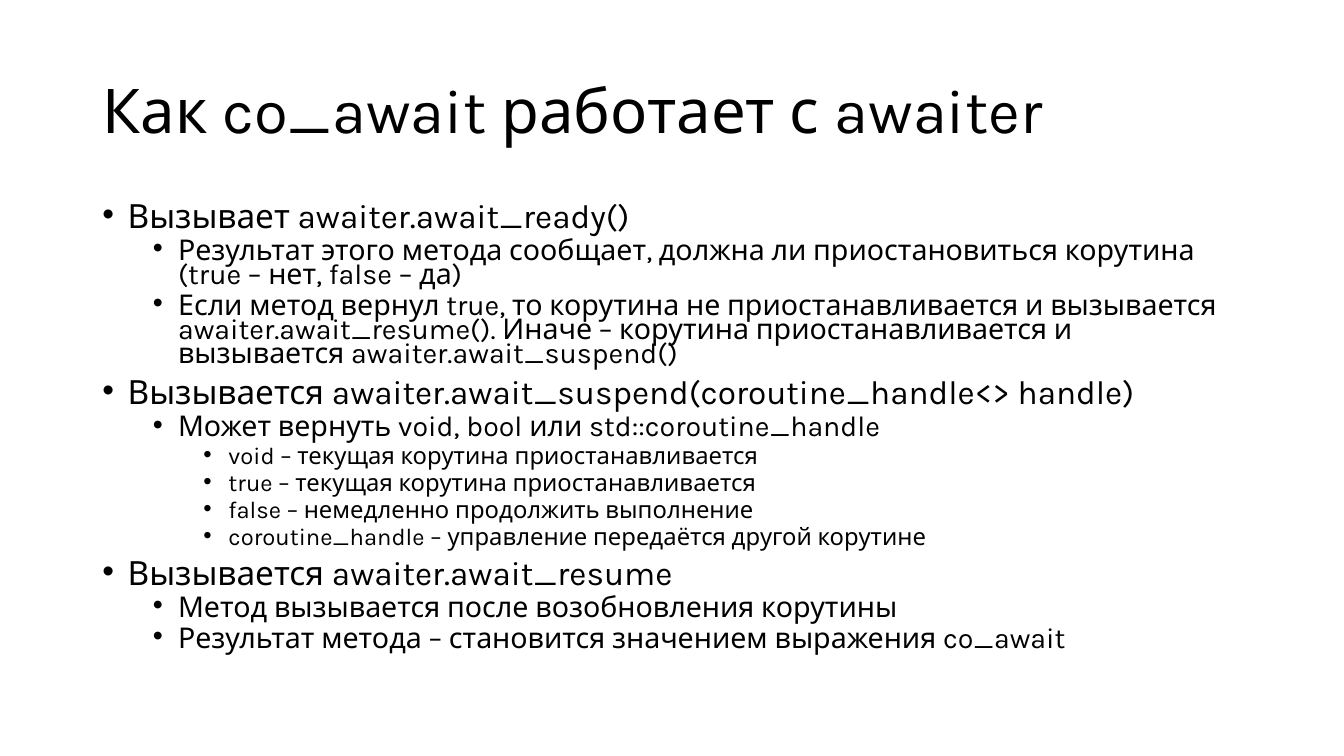
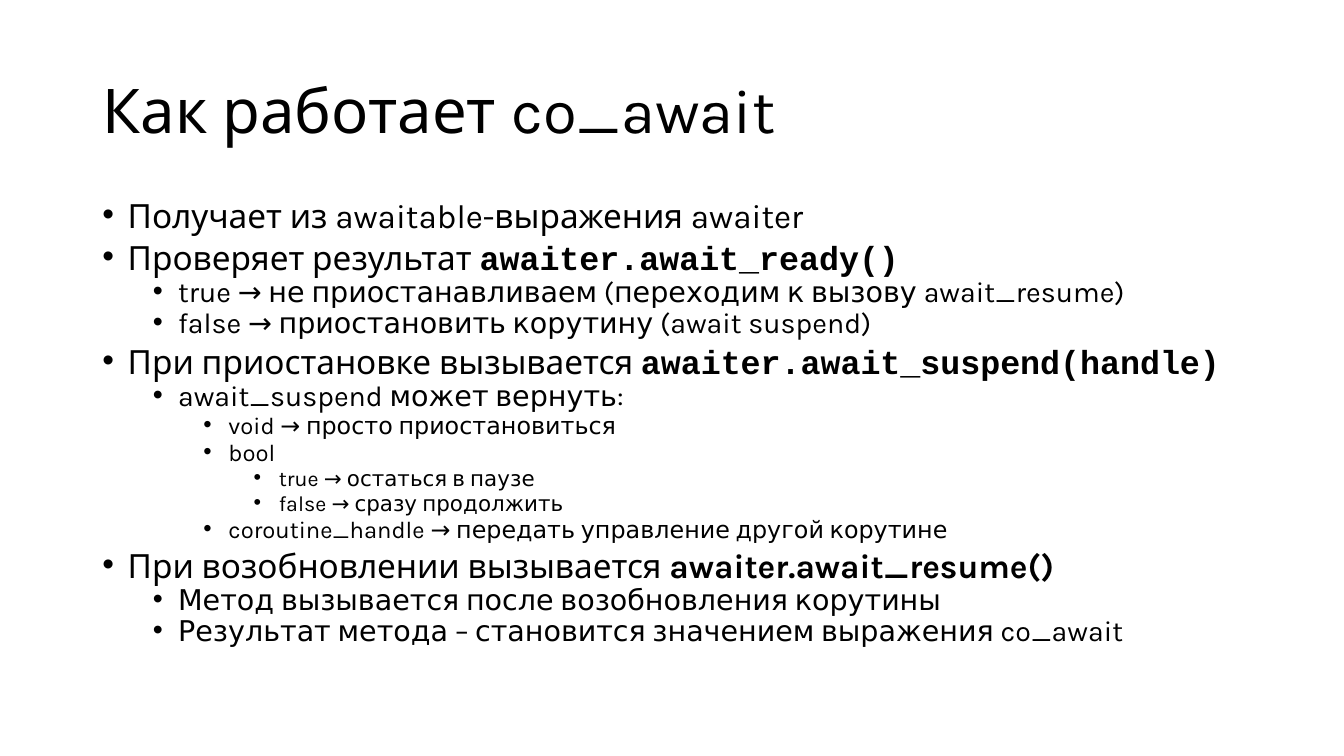
Before and after one commit to alexey-malov/pc, a slide deck: slide 59 of lectures/12/Coroutines.pptx. Drawn at 1344x756 pixels with LibreOffice and Linux fonts; fonts in the diff are those of the drawing. Boxes give left, top, right and bottom in pixels: in the first picture for what was removed or moved away, otherwise in the second. Text is boxed around its words. In the diff, an @@ line names an element or a change of style, - is before the commit and + after.

Commit message:
Обновил материалы по корутинам

```diff
--- a/lectures/12/Coroutines.pptx
+++ b/lectures/12/Coroutines.pptx
@@ title at (102, 86, 775, 148): text changed @@
-Как co_await работает с awaiter
+Как работает co_await
@@ text at (128, 204, 1220, 586): text changed; size 20.4 to 23.8 pt @@
-• Вызывает awaiter.await_ready()
-  • Результат этого метода сообщает, должна ли приостановиться корутина (true – нет, false – да)
-  • Если метод вернул true, то корутина не приостанавливается и вызывается awaiter.await_resume(). Иначе – корутина приостанавливается и вызывается awaiter.await_suspend()
-• Вызывается awaiter.await_suspend(coroutine_handle<> handle)
-  • Может вернуть void, bool или std::coroutine_handle
-    • void – текущая корутина приостанавливается
-    • true – текущая корутина приостанавливается
-    • false – немедленно продолжить выполнение
-    • coroutine_handle – управление передаётся другой корутине
-• Вызывается awaiter.await_resume
+• Получает из awaitable-выражения awaiter
+• Проверяет результат awaiter.await_ready()
+  • true → не приостанавливаем (переходим к вызову await_resume)
+  • false → приостановить корутину (await suspend)
+• При приостановке вызывается awaiter.await_suspend(handle)
+  • await_suspend может вернуть:
+    • void → просто приостановиться
+    • bool
+      • true → остаться в паузе
+      • false → сразу продолжить
+    • coroutine_handle → передать управление другой корутине
+• При возобновлении вызывается awaiter.await_resume()
```
Also in this commit, not shown: 17 other slides changed, 4 slides added, 4 other files.
